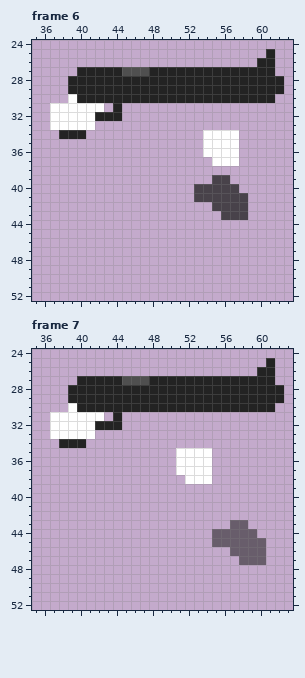
Pixel-art file: assets/gun/reload.ase. The picture above is the old version.
64x64 pixels, 28 frames. Shown: frame 6: x 35..63, y 24..52; frame 7: x 35..63, y 24..52. The commit also changed other frames, which this record leaves out.
New version:
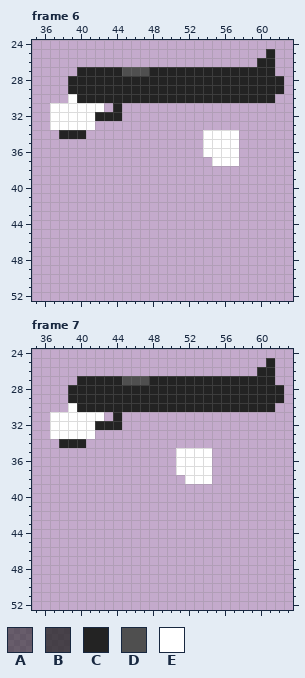
Palette (. is transparent): A #23232392  B #232323c4  C #232323  D #4f4f4f  E #ffffff
The exact change:
Frame 6, layer "Layer":
The edit erases colour B in row 39 at x 55 to 56; in row 40 at x 53 to 57; in row 41 at x 53 to 58; in row 42 at x 55 to 58; in row 43 at x 56 to 58.
Frame 7, layer "Layer":
The edit erases colour A in row 43 at x 57 to 58; in row 44 at x 55 to 59; in row 45 at x 55 to 60; in row 46 at x 57 to 60; in row 47 at x 58 to 60.
Where, in picture pixels (left, top, right, bottom), the same in both pictures:
erased: (194, 175, 248, 220)
erased: (212, 520, 266, 565)
